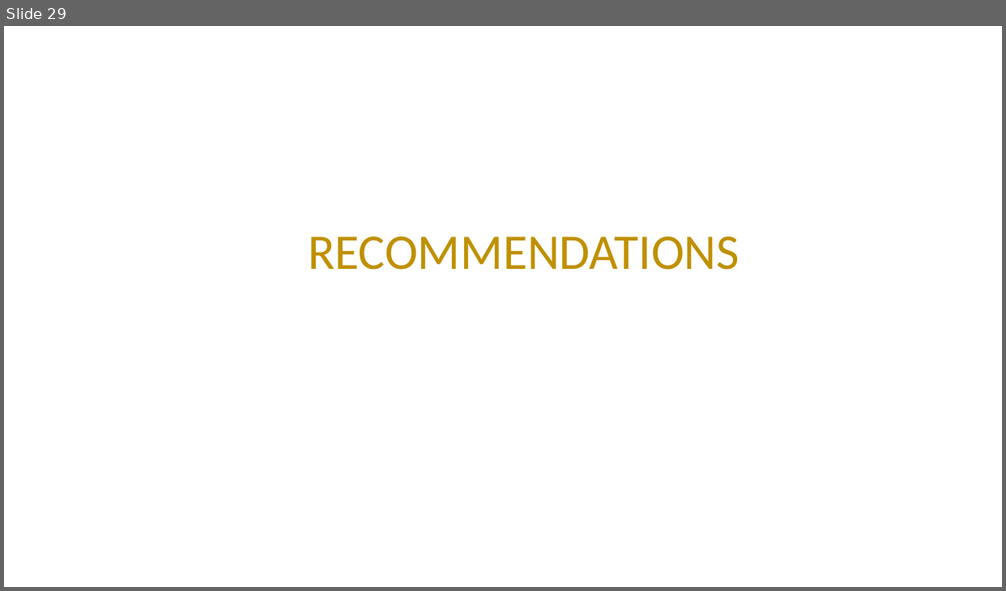
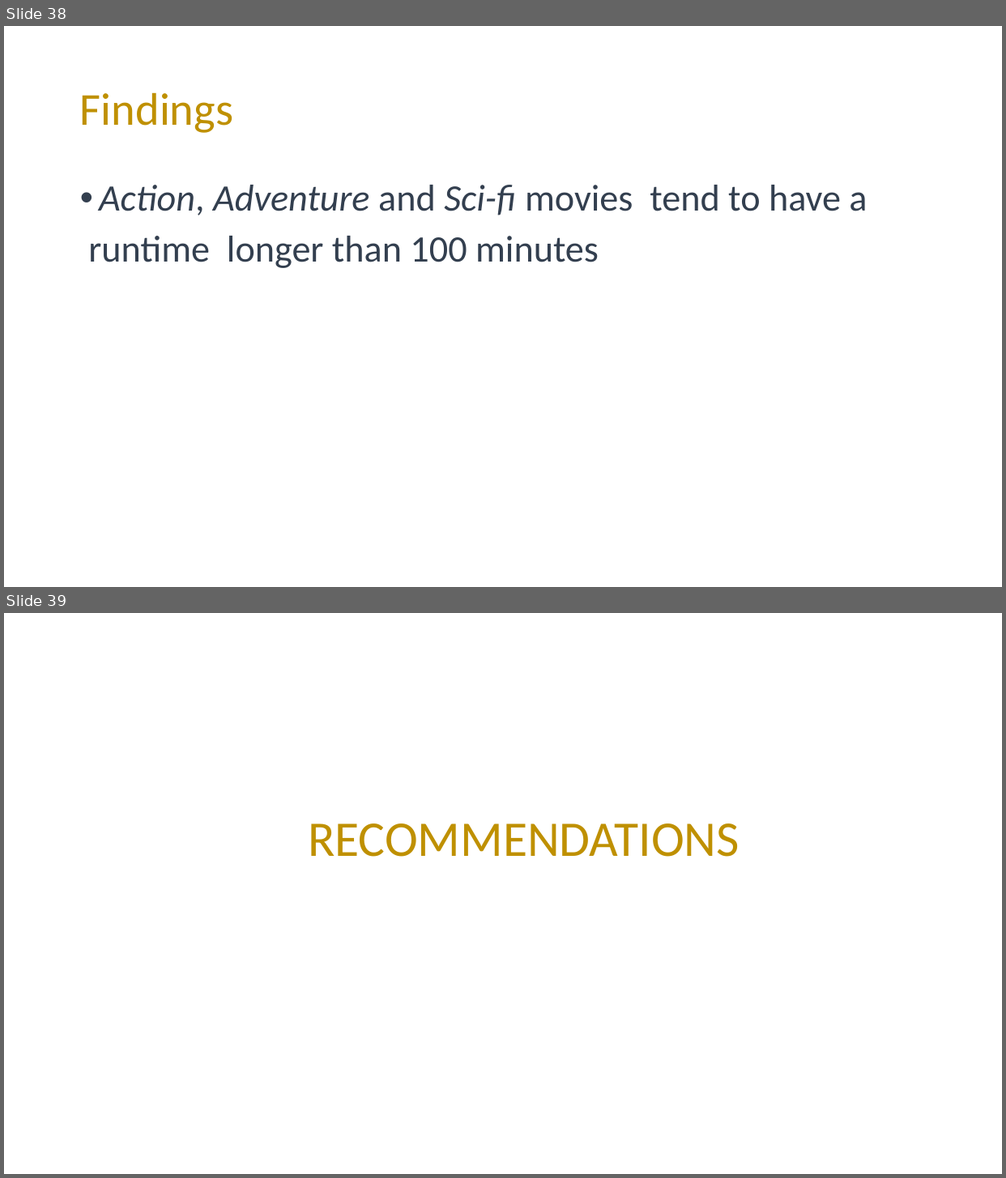
Before and after one commit to mading225/GROUP-6-PROJECT-, a slide deck: project.pptx. Shown one above the other, each under a label of ours: slide 29 before the commit, slides 38 and 39 after it. The pictures are 1006x591 and 1006x1178 pixels, drawn with LibreOffice and Linux fonts; fonts in the diff are those of the drawing. Boxes give left, top, right and bottom in pixels: in the first picture for what was removed or moved away, otherwise in the second. Text is boxed around its words. In the diff, an @@ line names an element or a change of style, - is before the commit and + after.

Commit message:
Add findings

```diff
--- a/project.pptx
+++ b/project.pptx
@@ slide 38 added at [4, 26, 1002, 587], background #FFFFFF @@
@@ title added at [80, 92, 233, 133], 44 pt, text #BF9000 @@
+Findings
@@ text added at [88, 185, 867, 268], 36 pt, text #333F50 @@
+• Action, Adventure and Sci-fi movies tend to have a
+runtime longer than 100 minutes
@@ what was slide 29 is now slide 39 @@
```
Also in this commit, not shown: 7 slides changed, 10 other slides added.
